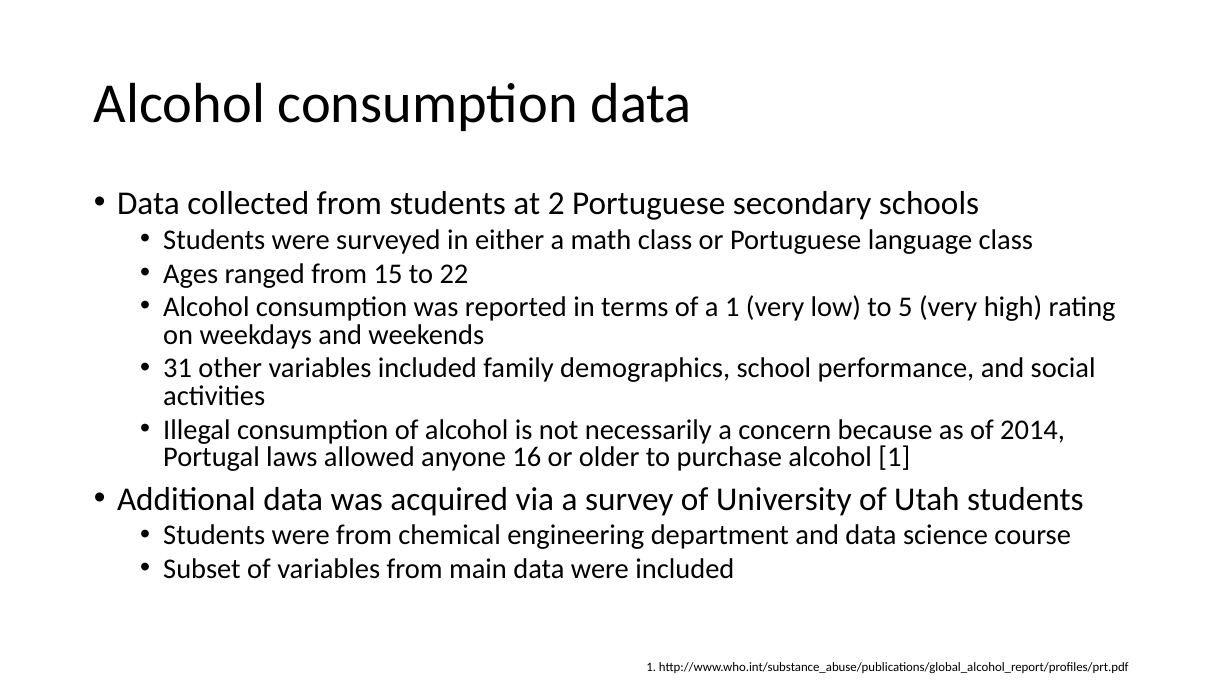
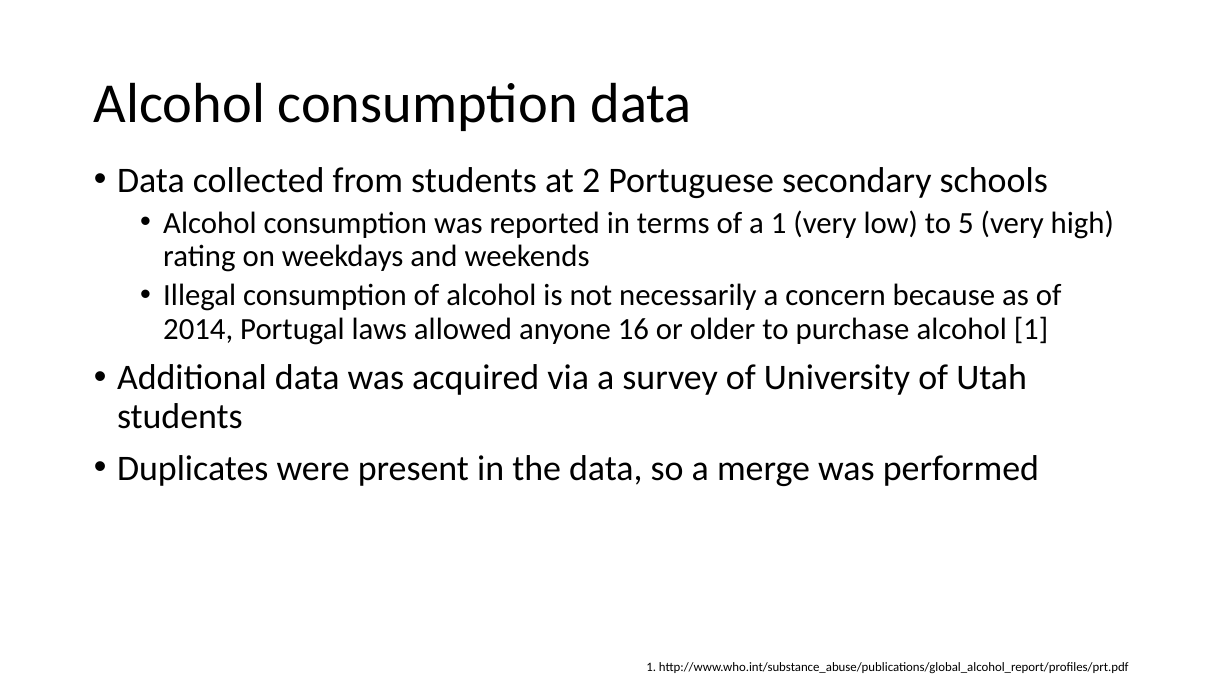
Before and after one commit to fagan2888/DataSci_Final_Project, a slide deck: slide 1 of Slides/Nipun Slides.pptx. Drawn at 1232x693 pixels with LibreOffice and Linux fonts; fonts in the diff are those of the drawing. Boxes give left, top, right and bottom in pixels: in the first picture for what was removed or moved away, otherwise in the second. Text is boxed around its words. In the diff, an @@ line names an element or a change of style, - is before the commit and + after.

```diff
--- a/Slides/Nipun Slides.pptx
+++ b/Slides/Nipun Slides.pptx
@@ text "Data collected from students at ...": place and size @@
-text "Data collected from students at ..." at (117, 191, 1116, 579)
+text "Data collected from students at ..." at (117, 167, 1114, 486)
@@ text at (117, 167, 1114, 429): size 25.9 to 28 pt in "Data collected from students at 2 Portuguese ...", "Additional data was acquired via a survey ..."; size 22.2 to 24 pt in "Alcohol consumption was reported in terms of ...", "Illegal consumption of alcohol is not necessarily ..."; line spacing 0.8 to 0.9 @@
@@ text at (163, 229, 1033, 288): paragraphs removed @@
-  • Students were surveyed in either a math class or Portuguese language class
-  • Ages ranged from 15 to 22
@@ text at (163, 357, 1096, 406): paragraph removed @@
-  • 31 other variables included family demographics, school performance, and social activities
@@ text at (117, 455, 1039, 486): text changed; size 22.2 to 28 pt @@
-  • Students were from chemical engineering department and data science course
-  • Subset of variables from main data were included
+• Duplicates were present in the data, so a merge was performed
```
Also in this commit, not shown: 2 other files.
